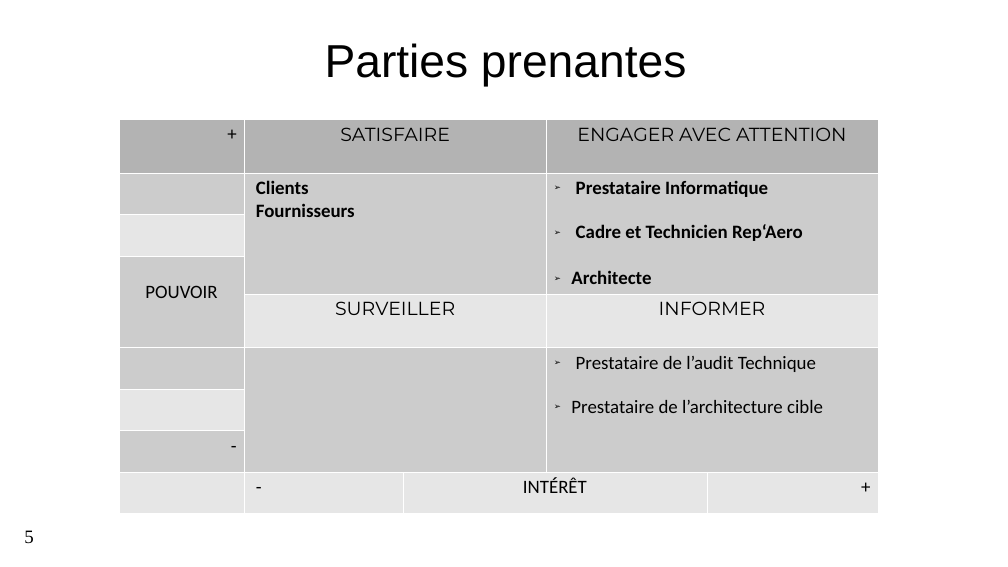
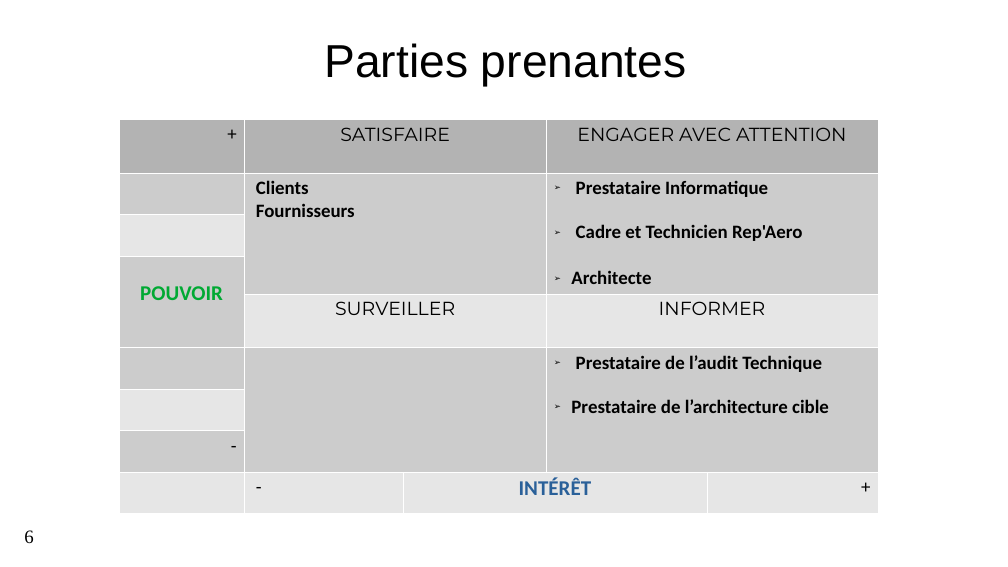
Before and after one commit to Lamessolo/ProjetLeadTech, a slide deck: slide 6 of P4_04_PresentationRecapitulatif.pptx (slide 5 before the commit). Drawn at 1008x567 pixels with LibreOffice and Linux fonts; fonts in the diff are those of the drawing; background and template pictures are left out. Boxes give left, top, right and bottom in pixels: in the first picture for what was removed or moved away, otherwise in the second. Text is boxed around its words. In the diff, an @@ line names an element or a change of style, - is before the commit and + after.

```diff
--- a/P4_04_PresentationRecapitulatif.pptx
+++ b/P4_04_PresentationRecapitulatif.pptx
@@ table at <box>119,119,878,499</box> @@
-row 2, column 4: Prestataire Informatique / Cadre et Technicien Rep‘Aero / Architecte
+row 2, column 4: Prestataire Informatique / Cadre et Technicien Rep'Aero / Architecte
@@ size 18 to 20 pt in "POUVOIR", "INTÉRÊT" @@
@@ text colour #000000 to #00A933 in "POUVOIR" @@
@@ bold on in "POUVOIR", "Prestataire de l’audit Technique", "Prestataire de l’architecture cible", "INTÉRÊT" @@
@@ text colour #000000 to #2A6099 in "INTÉRÊT" @@
@@ page number at <box>24,530,33,544</box>: text changed @@
-5
+6
```
Also in this commit, not shown: 9 other slides changed, 10 slides added, 6 slides removed, 5 other files.
